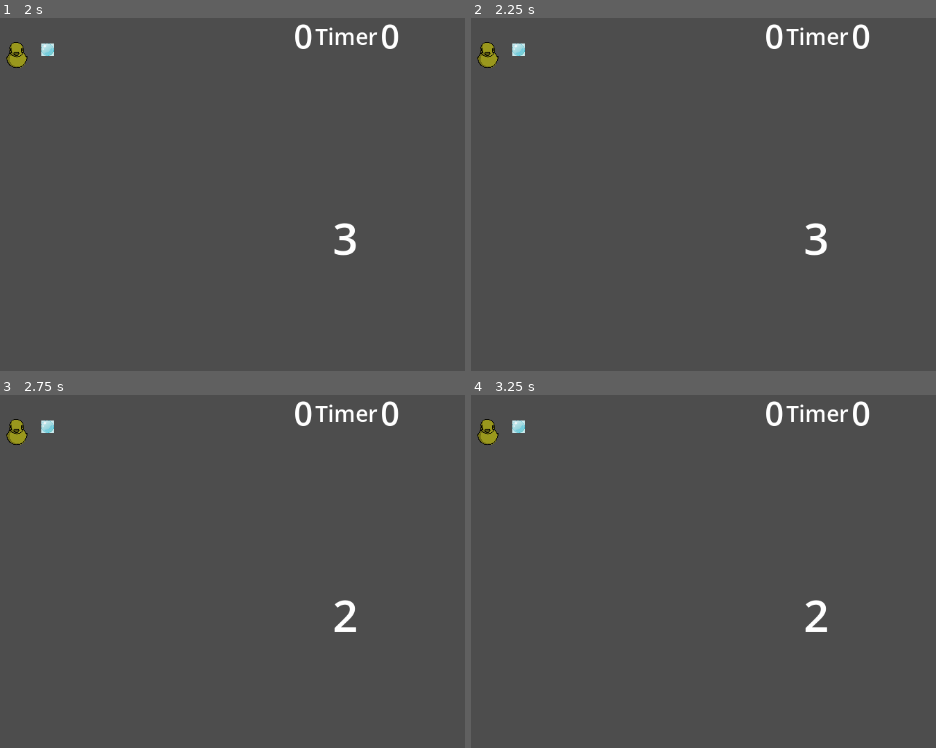
Above: before the commit, frames 1-4 (two rows, left to right).
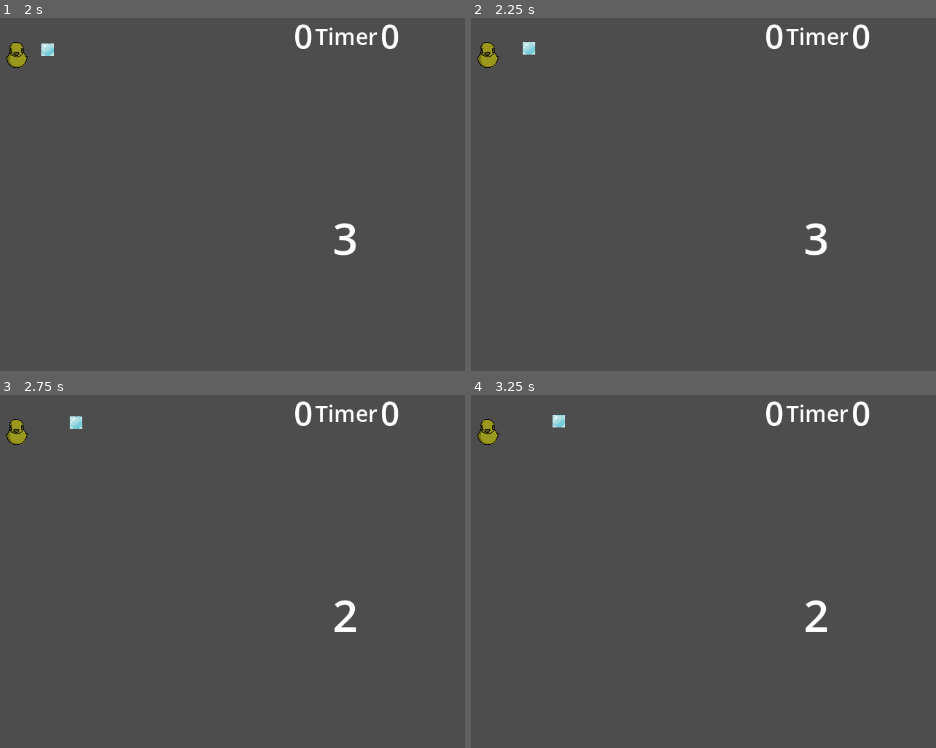
Above: after the commit, the same moments.

Repository: pmaitland/GGJ2025
Game: Godot game, scene res://scenes/noel_level.tscn
Two runs of this game, one before a commit and one after it. Both use one fixed random seed, a clock stepped at 60 frames per second and the inputs below. This scene is started directly instead of the project's main scene.
Inputs:
- Up to frame 1 (2 s): click "START" at 0.5 s; tap Enter at 1.25 s
- Up to frame 2 (2.25 s): tap Space at 2 s
- Up to frame 3 (2.75 s): no input
- Up to frame 4 (3.25 s): no input

Frame 1 is identical in both runs. In frame 2, 0.2% of the frame differs, in the area x 8-14%, y 6-11%; in frame 3, 0.2%; in frame 4, 0.2%, in the area x 8-21%, y 5-11%.

Commit message:
dasaashhh

Diff:
--- a/ggj25/project.godot
+++ b/ggj25/project.godot
@@ -19,8 +19,13 @@
 
 p0_blow={
 "deadzone": 0.5,
+"events": [Object(InputEventKey,"resource_local_to_scene":false,"resource_name":"","device":-1,"window_id":0,"alt_pressed":false,"shift_pressed":false,"ctrl_pressed":false,"meta_pressed":false,"pressed":false,"keycode":0,"physical_keycode":32,"key_label":0,"unicode":32,"location":0,"echo":false,"script":null)
+, Object(InputEventJoypadButton,"resource_local_to_scene":false,"resource_name":"","device":-1,"button_index":1,"pressure":0.0,"pressed":true,"script":null)
+]
+}
+p0_dash={
+"deadzone": 0.5,
 "events": [Object(InputEventKey,"resource_local_to_scene":false,"resource_name":"","device":-1,"window_id":0,"alt_press …(195 unchanged characters)…
-, Object(InputEventJoypadButton,"resource_local_to_scene":false,"resource_name":"","device":-1,"button_index":1,"pressure":0.0,"pressed":true,"script":null)
 ]
 }
 p0_move_left={
--- a/ggj25/scenes/duck.tscn
+++ b/ggj25/scenes/duck.tscn
@@ -33,3 +33,12 @@
 shape = SubResource("CircleShape2D_cyk58")
 target_position = Vector2(0, 0)
 collision_mask = 2
+
+[node name="DashTimer" type="Timer" parent="."]
+one_shot = true
+
+[node name="DashCooldown" type="Timer" parent="."]
+one_shot = true
+
+[connection signal="timeout" from="DashTimer" to="." method="_on_dash_timer_timeout"]
+[connection signal="timeout" from="DashCooldown" to="." method="_on_dash_cooldown_timeout"]
--- a/ggj25/scripts/duck.gd
+++ b/ggj25/scripts/duck.gd
@@ -3,15 +3,26 @@
 
 @onready var blow_hitbox: ShapeCast2D = $BlowHitbox
 @onready var sprite: Sprite2D = $Sprite2D
+@onready var dash_timer: Timer = $DashTimer
+@onready var dash_cooldown: Timer = $DashCooldown
 
 @export var sprites: Array[Texture2D]
 @export var player_id: int = 0
 
 enum Direction { DOWN, DOWN_LEFT, LEFT, UP_LEFT, UP, UP_RIGHT, RIGHT, DOWN_RIGHT }
-const SPEED = 200.0
+const SPEED = 250.0
+const ACCELERATION = 10
 const BLOW_FORCE = 20
 
 var input_enabled = true
+
+const DASH_DURATION = 0.07
+const DASH_SPEED = SPEED * 5
+const DASH_COOLDOWN = 2.5
+const DASH_ACCELERATION = ACCELERATION * 20
+var is_dashing = false
+var dash_available = true
+var last_direction = Vector2.DOWN
 
 
 var current_direction = Direction.DOWN
@@ -46,15 +57,14 @@
 func _physics_process(_delta: float) -> void:
 	if (!input_enabled): return
 
-	if is_controller():
-		velocity = with_deadzone(Vector2(Input.get_joy_axis(player_id, JOY_AXIS_LEFT_X), Input.get_joy_axis(player_id, JOY_AXIS_LEFT_Y)))
-	else:
-		velocity = Input.get_vector("p%s_move_left" % player_id, "p%s_move_right" % player_id, "p%s_move_up" % player_id, "p%s_move_down" % player_id)
+	var direction = get_input_direction() if not is_dashing else last_direction
 
-	velocity = velocity.normalized()
-	set_direction(velocity.x, velocity.y)
+	if direction != Vector2.ZERO:
+		last_direction = direction.normalized()
 
-	velocity *= SPEED
+	set_direction(direction.x, direction.y)
+	var desired_velocity = direction * (DASH_SPEED if is_dashing else SPEED)
+	velocity = velocity.move_toward(desired_velocity, (ACCELERATION if velocity.length() <= SPEED and not is_dashing else DASH_ACCELERATION))
 
 
 	if is_controller():
@@ -64,9 +74,32 @@
 		if Input.is_action_pressed("p%s_blow" % player_id):
 			blow()
 
+
+	if is_controller():
+		if Input.is_joy_button_pressed(player_id, JOY_BUTTON_B):
+			dash()
+	else:
+		if Input.is_action_just_pressed("p%s_dash" % player_id):
+			dash()
+
 	sprite.texture = sprites[current_direction]
 
 	move_and_slide()
+
+
+func dash():
+	if dash_available:
+		is_dashing = true
+		dash_available = false
+		dash_timer.start(DASH_DURATION)
+		dash_cooldown.start(DASH_COOLDOWN)
+
+
+func get_input_direction():
+	if is_controller():
+		return with_deadzone(Vector2(Input.get_joy_axis(player_id, JOY_AXIS_LEFT_X), Input.get_joy_axis(player_id, JOY_AXIS_LEFT_Y))).normalized()
+	return Input.get_vector("p%s_move_left" % player_id, "p%s_move_right" % player_id, "p%s_move_up" % player_id, "p%s_move_down" % player_id).normalized()
+
 
 
 func set_direction(x: float, y: float) -> void:
@@ -99,3 +132,11 @@
 				print('blowing ', hit.name)
 			if hit and hit.has_method("blow"):
 				hit.call("blow", global_transform, BLOW_FORCE)
+
+
+func _on_dash_timer_timeout() -> void:
+	is_dashing = false
+
+
+func _on_dash_cooldown_timeout() -> void:
+	dash_available = true
Not shown, added: ggj25/sounds/bathtime.wav.import
